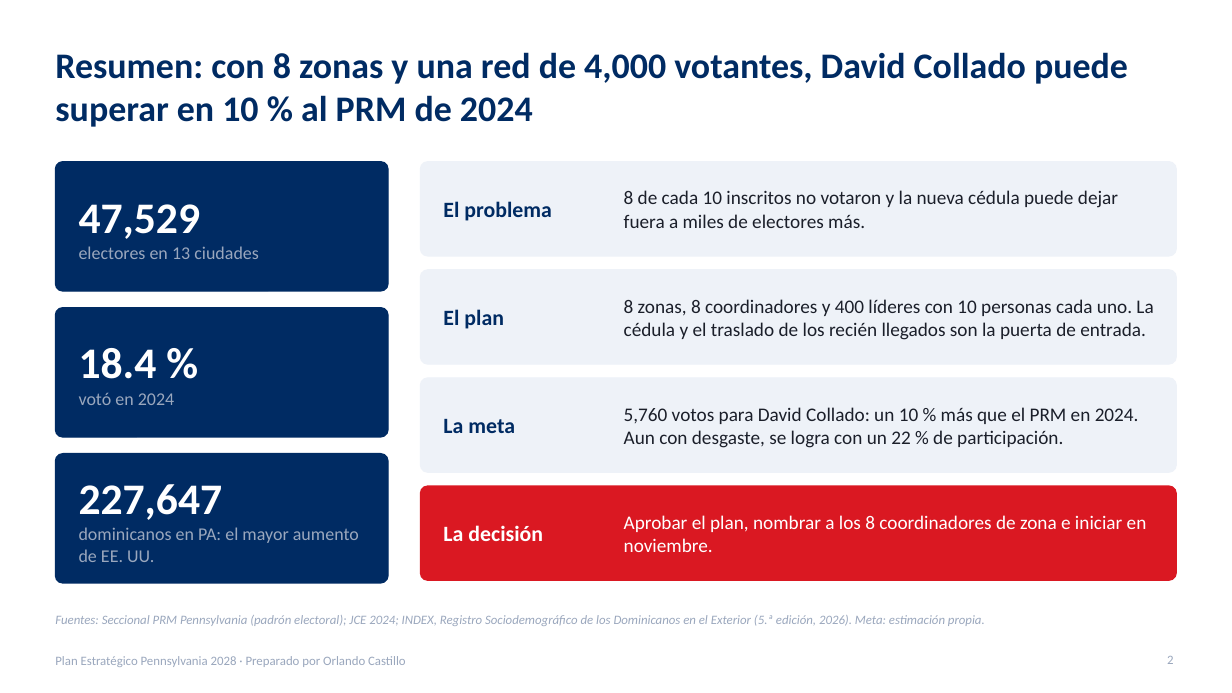
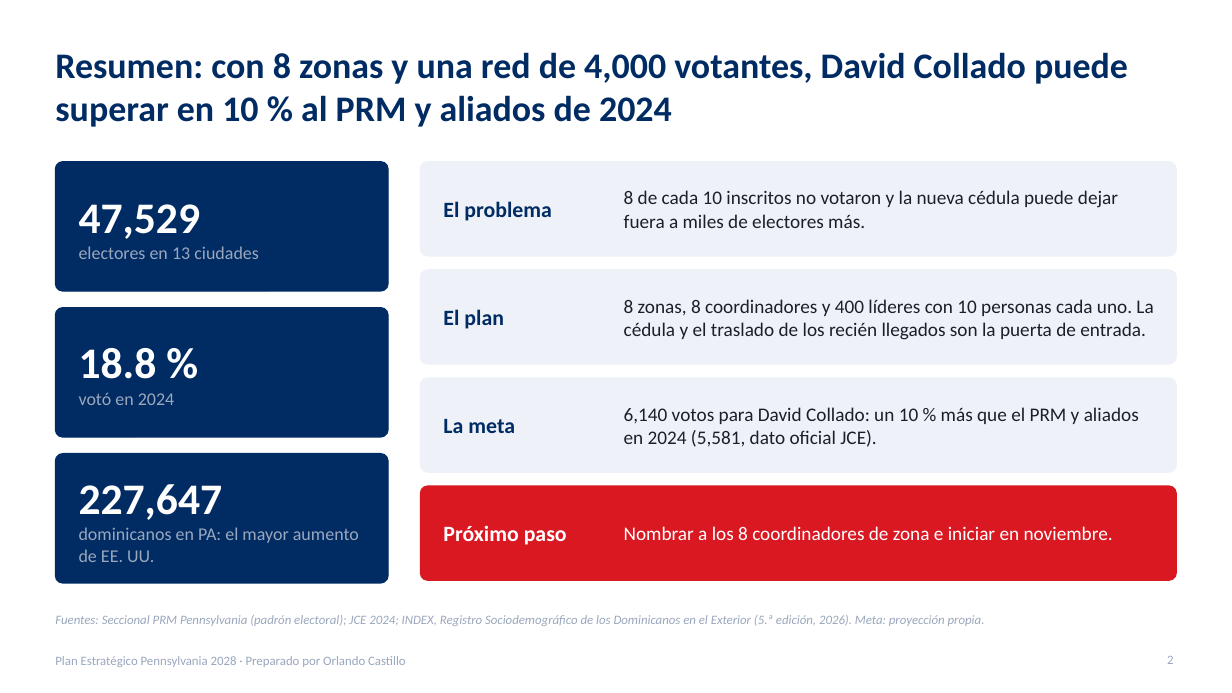
Before and after one commit to rcastillo9556/pdf-toolkit, a slide deck: slide 2 of presentaciones/Plan_Estrategico_Pennsylvania_2028.pptx. Drawn at 1232x693 pixels with LibreOffice and Linux fonts; fonts in the diff are those of the drawing. Boxes give left, top, right and bottom in pixels: in the first picture for what was removed or moved away, otherwise in the second. Text is boxed around its words. In the diff, an @@ line names an element or a change of style, - is before the commit and + after.

```diff
--- a/presentaciones/Plan_Estrategico_Pennsylvania_2028.pptx
+++ b/presentaciones/Plan_Estrategico_Pennsylvania_2028.pptx
@@ title at box(55, 52, 1128, 127): text changed @@
-Resumen: con 8 zonas y una red de 4,000 votantes, David Collado puede superar en 10 % al PRM de 2024
+Resumen: con 8 zonas y una red de 4,000 votantes, David Collado puede superar en 10 % al PRM y aliados de 2024
@@ text at box(79, 348, 157, 379): text changed @@
-18.4 %
+18.8 %
@@ text at box(624, 407, 1139, 447): text changed @@
-5,760 votos para David Collado: un 10 % más que el PRM en 2024. Aun con desgaste, se logra con un 22 % de participación.
+6,140 votos para David Collado: un 10 % más que el PRM y aliados en 2024 (5,581, dato oficial JCE).
@@ text at box(443, 525, 567, 545): text changed @@
-La decisión
+Próximo paso
@@ text at box(624, 526, 1113, 540): text changed @@
-Aprobar el plan, nombrar a los 8 coordinadores de zona e iniciar en noviembre.
+Nombrar a los 8 coordinadores de zona e iniciar en noviembre.
@@ text at box(55, 615, 985, 626): text changed @@
-Fuentes: Seccional PRM Pennsylvania (padrón electoral); JCE 2024; INDEX, Registro Sociodemográfico de los Dominicanos en el Exterior (5.ª edición, 2026). Meta: estimación propia.
+Fuentes: Seccional PRM Pennsylvania (padrón electoral); JCE 2024; INDEX, Registro Sociodemográfico de los Dominicanos en el Exterior (5.ª edición, 2026). Meta: proyección propia.
```
Also in this commit, not shown: 7 other slides changed, 4 slides removed, 2 other files.
